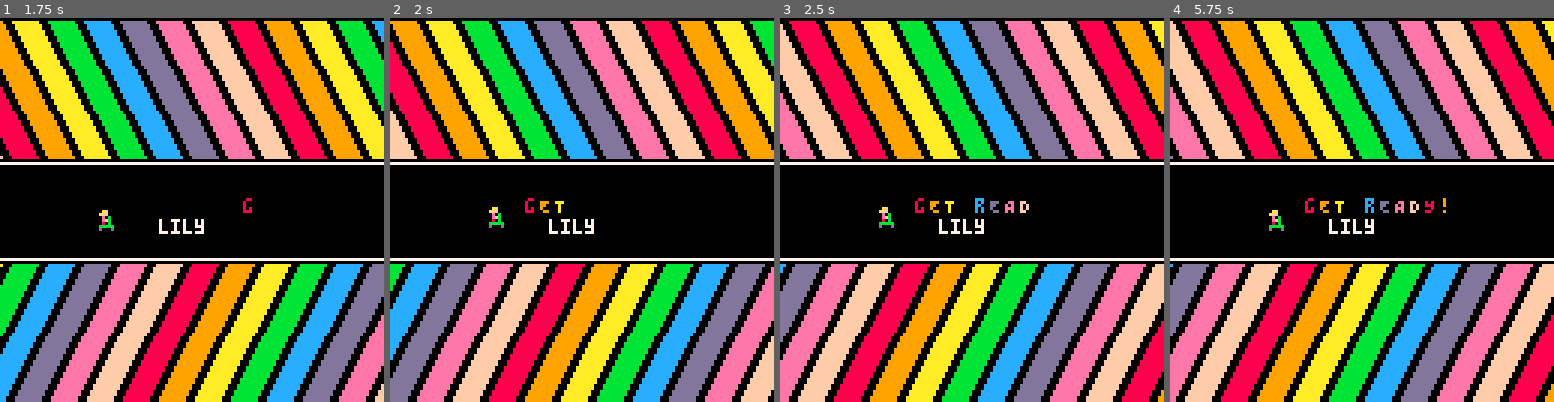
Above: before the commit, frames 1-4 (left to right).
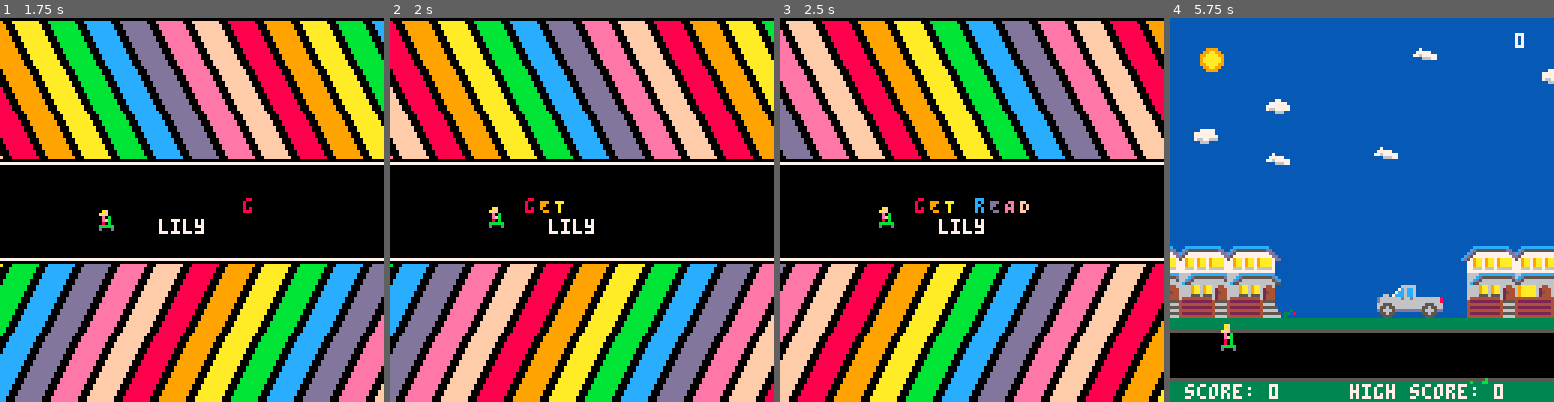
Above: after the commit, the same moments.

Repository: Dads-Games/rainbowriders
Game: PICO-8 cartridge rainbowriders.p8
The game is run twice, just before and just after one commit, with the same random seed, the same clock (stepped at 60 frames per second) and the same inputs.
Inputs:
- Up to frame 1 (1.75 s): tap O (Z key) at 0.7, 1.7 s; hold Right from 1.6 s (still down)
- Up to frame 2 (2 s): keep holding Right
- Up to frame 3 (2.5 s): release Right at 2.1 s; tap O (Z key) at 2.1 s; hold Right from 2.47 s (still down)
- Up to frame 4 (5.75 s): tap O (Z key) every 0.4 s from 2.5 to 5.7 s; release Right at 3.03 s; hold Left 3.08-3.58 s; hold Right 4.02-4.68 s; hold Left 5.08-5.68 s

Frame 1 is identical in both runs. In frame 2, 42% of the frame differs, in the area x 0-100%, y 0-100%; in frame 3, 57%; in frame 4, 97%.

Commit message:
feat: render rider on get ready

Diff:
--- a/src/screens/get_ready.lua
+++ b/src/screens/get_ready.lua
@@ -1,8 +1,9 @@
 local GET_READY_TEXT = 'gET rEADY!'
 
-function draw_box (properties)
+function draw_box(properties)
     -- white box
-    rect(properties.x, properties.y, properties.x + properties.width, properties.y + properties.height, 7)
+    rect(properties.x, properties.y, properties.x + properties.width,
+         properties.y + properties.height, 7)
 end
 
 function draw_intro_text(properties)
@@ -17,9 +18,7 @@
 local get_ready_sequence = {}
 
 -- lets add each letter of the text to the sequence one at a time
-local letter_rainbow_pallet = {
-    8, 9, 10, 11, 12, 13, 14, 15
-}
+local letter_rainbow_pallet = {8, 9, 10, 11, 12, 13, 14, 15}
 for i = 1, #GET_READY_TEXT do
     local letter = sub(GET_READY_TEXT, i, i)
     add(get_ready_sequence, {
@@ -46,26 +45,10 @@
     {
         fn = draw_box,
         properties = {
-            x = {
-                from = 128 / 2,
-                to = 128 / 2 - 48,
-                ease = Ease.BounceOut
-            },
-            y = {
-                from = 128 / 2,
-                to = 128 / 2 - 12,
-                ease = Ease.BounceOut
-            },
-            width = {
-                from = 0,
-                to = 96,
-                ease = Ease.BounceOut
-            },
-            height = {
-                from = 0,
-                to = 24,
-                ease = Ease.BounceOut
-            }
+            x = {from = 128 / 2, to = 128 / 2 - 48, ease = Ease.BounceOut},
+            y = {from = 128 / 2, to = 128 / 2 - 12, ease = Ease.BounceOut},
+            width = {from = 0, to = 96, ease = Ease.BounceOut},
+            height = {from = 0, to = 24, ease = Ease.BounceOut}
         },
         duration = 1,
         persists = true,
@@ -73,9 +56,7 @@
     }
 }
 
-function draw_horizontal_line(y, color)
-    line(0, y, 128, y, color)
-end
+function draw_horizontal_line(y, color) line(0, y, 128, y, color) end
 
 function draw_diag_line(properties)
     local x1 = properties.x1
@@ -85,15 +66,13 @@
     local horizontal_thickness = properties.horizontal_thickness
     local color = properties.color
 
-    for i = 0, horizontal_thickness do
-        line(x1 + i, y1, x2 + i, y2, color)
-    end
+    for i = 0, horizontal_thickness do line(x1 + i, y1, x2 + i, y2, color) end
 end
 
-local top_mid_line_y = 128/2 - 16
-local bottom_mid_line_y = 128/2 + 16
+local top_mid_line_y = 128 / 2 - 16
+local bottom_mid_line_y = 128 / 2 + 16
 
-function draw_rainbow_race_stripes_top (x, step)
+function draw_rainbow_race_stripes_top(x, step)
     local max_stripes = 64
     local thickness = 8
     local space_between_stripes = 4
@@ -113,7 +92,7 @@
     end
 end
 
-function draw_rainbow_race_stripes_bottom (x)
+function draw_rainbow_race_stripes_bottom(x)
     local max_stripes = 64
     local thickness = 8
     local space_between_stripes = 4
@@ -152,25 +131,25 @@
 
         -- draw players scootie
         local rider_bounce = sin(time_waited / 20) / 2
-        spr(rider.sprite, 128/2 - 32, 128 / 2 - 1 + rider_bounce)
+        spr(rider.sprite, 128 / 2 - 32, 128 / 2 - 1 + rider_bounce)
 
         -- draw the name next to the scootie
-        print(rider.name, 128/2 + 5 - #rider.name * 4, 128/2 + 3, 7)
+        print(rider.name, 128 / 2 + 5 - #rider.name * 4, 128 / 2 + 3, 7)
 
         -- GET READY blinking
         animation()
 
-        draw_rainbow_race_stripes_top(-500 + time_waited)
-        draw_rainbow_race_stripes_bottom(-32 - time_waited)
+        draw_rainbow_race_stripes_top(-500 + time_waited * 1.5)
+        draw_rainbow_race_stripes_bottom(-32 - time_waited * 1.5)
     end
 
     function getReady:controller()
         time_waited = time_waited + 1
 
-        -- if time_waited > screen_delay then
-        --     state.screen = Game(state)
-        --     music(25, 0, 0) -- this really should be in the game screen
-        -- end
+        if time_waited > screen_delay then
+            state.screen = Game(state)
+            music(25, 0, 0) -- this really should be in the game screen
+        end
     end
 
     return getReady
